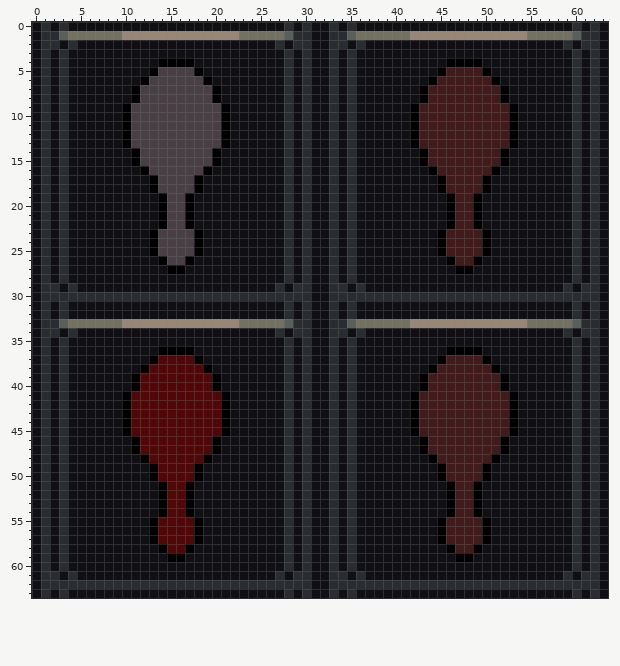
Pixel-art sprite, stored at Resources/Textures/Interface/Default/Alerts/hunger.rsi/dead.png. The first picture shows the starting point.
The file is 64x64 pixels.
Once edited:
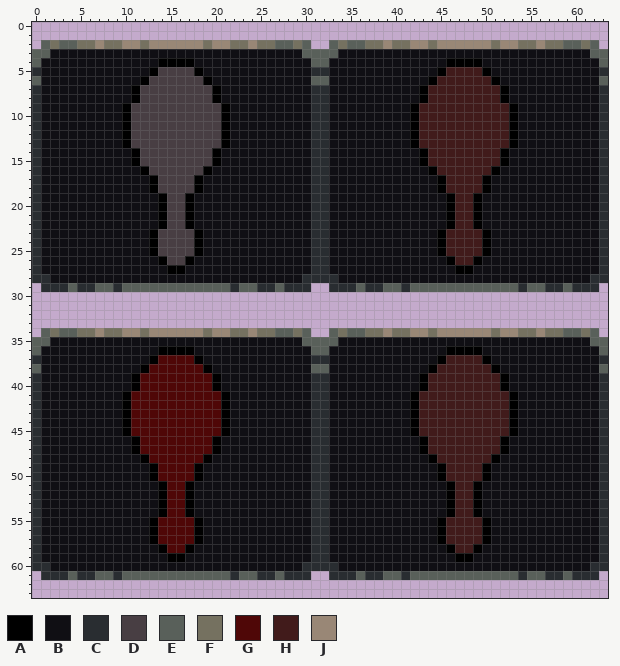
Palette (. is transparent): A #000000  B #100f14  C #292d31  D #483e43  E #59605a  F #757160  G #4f0707  H #411b1b  J #998776
Change:
y 0: x 0..63 BCBCBBBBBBBBBBBBBBBBBBBBBBBBCBCBBCBCBBBBBBBBBBBBBBBBBBBBBBBBCBCB -> ................................................................
y 1: x 0..63 BCCEFFFFFFJJJJJJJJJJJJJFFFFFECCBBCCEFFFFFFJJJJJJJJJJJJJFFFFFECCB -> ................................................................
y 2: x 0..63 BCCBCBBBBBBBBBBBBBBBBBBBBBBCBCCBBCCBCBBBBBBBBBBBBBBBBBBBBBBCBCCB -> .EFEEFFJFFJJFJJJJJJFJJFFJFFEEFE..EFEEFFJFFJJFJJJJJJFJJFFJFFEEFE.
y 3: x 0..1 BC -> EE; x 3 C -> B; x 28 C -> B; x 30..33 CBBC -> EEEE; x 35 C -> B; x 60 C -> B; x 62..63 CB -> EE
y 4: x 0..1 BC -> EB; x 3 C -> B; x 28 C -> B; x 30..33 CBBC -> BEEB; x 35 C -> B; x 60 C -> B; x 62..63 CB -> BE
y 5: x 0..1 BC -> CB; x 3 C -> B; x 28 C -> B; x 30..33 CBBC -> BCCB; x 35 C -> B; x 60 C -> B; x 62..63 CB -> BC
y 6: x 0..1 BC -> EB; x 3 C -> B; x 28 C -> B; x 30..33 CBBC -> BEEB; x 35 C -> B; x 60 C -> B; x 62..63 CB -> BE
y 7..27: x 0..1 BC -> CB; x 3 C -> B; x 28 C -> B; x 30..33 CBBC -> BCCB; x 35 C -> B; x 60 C -> B; x 62..63 CB -> BC
y 28: x 0 B -> C; x 3 C -> B; x 28 C -> B; x 31..32 BB -> CC; x 35 C -> B; x 60 C -> B; x 63 B -> C
y 29: x 0 B -> .; x 3..28 BCBBBBBBBBBBBBBBBBBBBBBBCB -> CECCEECEEEEEEEEEEEECEECCEC; x 31..32 BB -> ..; x 35..60 BCBBBBBBBBBBBBBBBBBBBBBBCB -> CECCEECEEEEEEEEEEEECEECCEC; x 63 B -> .
y 30: x 0..63 BCCCCCCCCCCCCCCCCCCCCCCCCCCCCCCBBCCCCCCCCCCCCCCCCCCCCCCCCCCCCCCB -> ................................................................
y 31..32: x 0..63 BCBCBBBBBBBBBBBBBBBBBBBBBBBBCBCBBCBCBBBBBBBBBBBBBBBBBBBBBBBBCBCB -> ................................................................
y 33: x 0..63 BCCEFFFFFFJJJJJJJJJJJJJFFFFFECCBBCCEFFFFFFJJJJJJJJJJJJJFFFFFECCB -> ................................................................
y 34: x 0..63 BCCBCBBBBBBBBBBBBBBBBBBBBBBCBCCBBCCBCBBBBBBBBBBBBBBBBBBBBBBCBCCB -> .EFEEFFJFFJJFJJJJJJFJJFFJFFEEFE..EFEEFFJFFJJFJJJJJJFJJFFJFFEEFE.
y 35: x 0..1 BC -> EE; x 3 C -> B; x 28 C -> B; x 30..33 CBBC -> EEEE; x 35 C -> B; x 60 C -> B; x 62..63 CB -> EE
y 36: x 0..1 BC -> EB; x 3 C -> B; x 28 C -> B; x 30..33 CBBC -> BEEB; x 35 C -> B; x 60 C -> B; x 62..63 CB -> BE
y 37: x 0..1 BC -> CB; x 3 C -> B; x 28 C -> B; x 30..33 CBBC -> BCCB; x 35 C -> B; x 60 C -> B; x 62..63 CB -> BC
y 38: x 0..1 BC -> EB; x 3 C -> B; x 28 C -> B; x 30..33 CBBC -> BEEB; x 35 C -> B; x 60 C -> B; x 62..63 CB -> BE
y 39..59: x 0..1 BC -> CB; x 3 C -> B; x 28 C -> B; x 30..33 CBBC -> BCCB; x 35 C -> B; x 60 C -> B; x 62..63 CB -> BC
y 60: x 0 B -> C; x 3 C -> B; x 28 C -> B; x 31..32 BB -> CC; x 35 C -> B; x 60 C -> B; x 63 B -> C
y 61: x 0 B -> .; x 3..28 BCBBBBBBBBBBBBBBBBBBBBBBCB -> CECCEECEEEEEEEEEEEECEECCEC; x 31..32 BB -> ..; x 35..60 BCBBBBBBBBBBBBBBBBBBBBBBCB -> CECCEECEEEEEEEEEEEECEECCEC; x 63 B -> .
y 62: x 0..63 BCCCCCCCCCCCCCCCCCCCCCCCCCCCCCCBBCCCCCCCCCCCCCCCCCCCCCCCCCCCCCCB -> ................................................................
y 63: x 0..63 BCBCBBBBBBBBBBBBBBBBBBBBBBBBCBCBBCBCBBBBBBBBBBBBBBBBBBBBBBBBCBCB -> ................................................................
Boxes around the changes in both pictures, in picture pixels (x1, y1, x2, y2):
changed: (32, 22, 608, 598)
